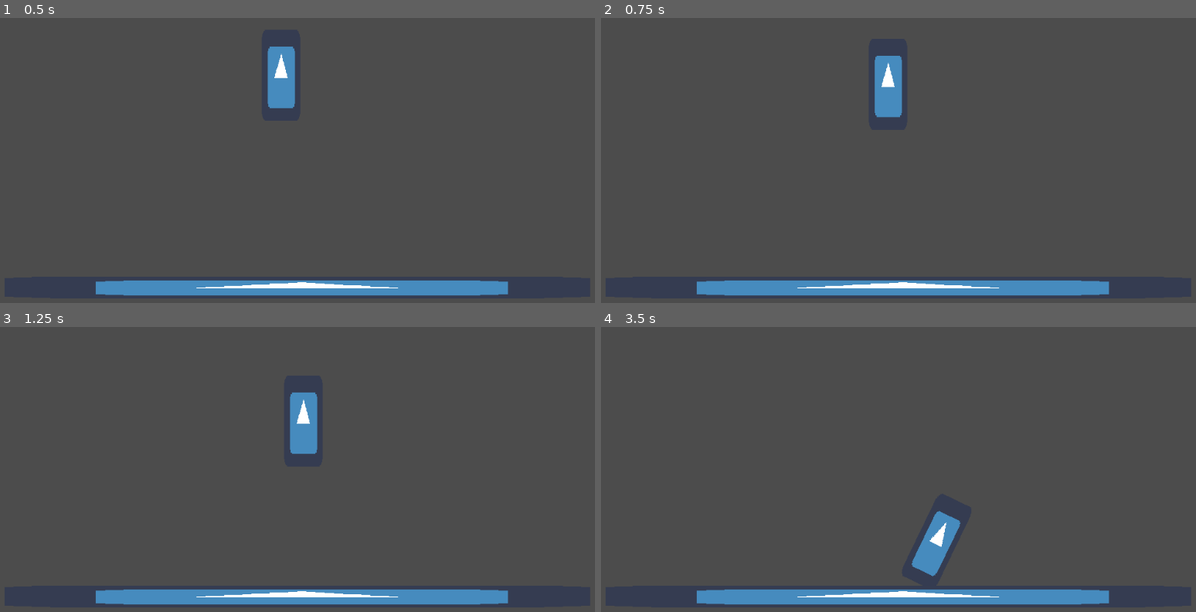
Above: before the commit, frames 1-4 (two rows, left to right).
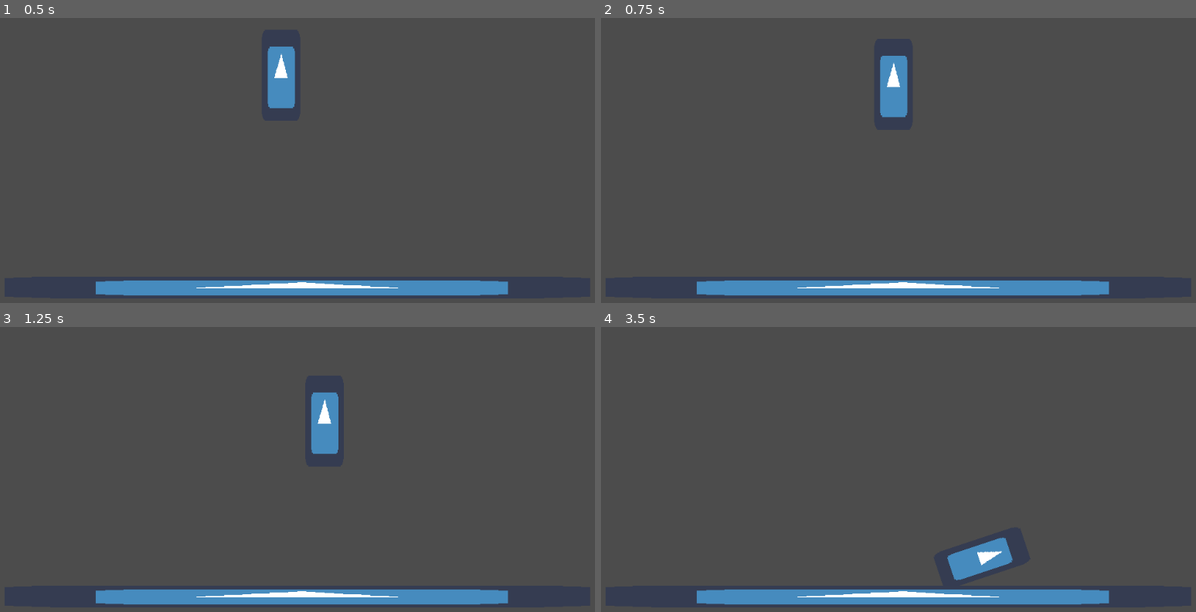
Above: after the commit, the same moments.

Repository: AmazAkar/godot-wild-jam-35
Game: Godot game, scene res://scenes/World.tscn
Two runs of this game, one before a commit and one after it. Both use one fixed random seed, a clock stepped at 60 frames per second and the inputs below. The engine's default icon, where the game draws it, is replaced by a stand-in: a white triangle on a blue panel in a dark square.
Inputs:
- Up to frame 1 (0.5 s): no input
- Up to frame 2 (0.75 s): tap Enter (ui_accept) at 0.5 s; hold D (move-right) from 0.53 s (still down)
- Up to frame 3 (1.25 s): keep holding D (move-right); tap Enter (ui_accept) at 0.77 s
- Up to frame 4 (3.5 s): release D (move-right) at 1.28 s; hold A (move-left) 1.28-2.03 s; tap Enter (ui_accept) at 1.52, 3.02 s; hold D (move-right) from 2.03 s (still down)

Frame 1 is identical in both runs. In frame 2, 0.6% of the frame differs, in the area x 45-52%, y 13-35%; in frame 3, 1.6%; in frame 4, 2.0%, in the area x 52-70%, y 64-89%.

Commit message:
updated movement to press and hold; added sprite LVL1

Diff:
--- a/scenes/Player.gd
+++ b/scenes/Player.gd
@@ -10,10 +10,10 @@
 
 
 func _physics_process(delta):
-	if Input.is_action_just_pressed("move-left") and self.applied_force.x > -max_force:
+	if Input.is_action_pressed("move-left") and self.linear_velocity.x > -max_force:
 		self.linear_velocity.x -= vel_force
 		#self.add_central_force(Vector2(-move_force.x,0))
-	if Input.is_action_just_pressed("move-right") and self.applied_force.x < max_force:
+	if Input.is_action_pressed("move-right") and self.linear_velocity.x < max_force:
 		self.linear_velocity.x += vel_force
 		#self.add_force(force_position, move_force)
 
